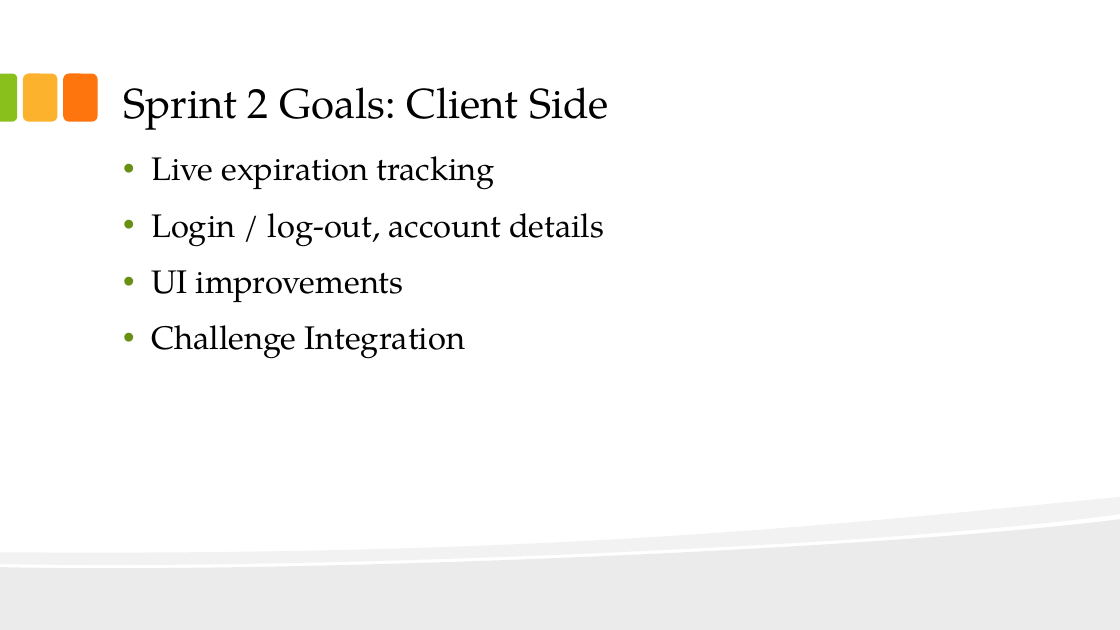
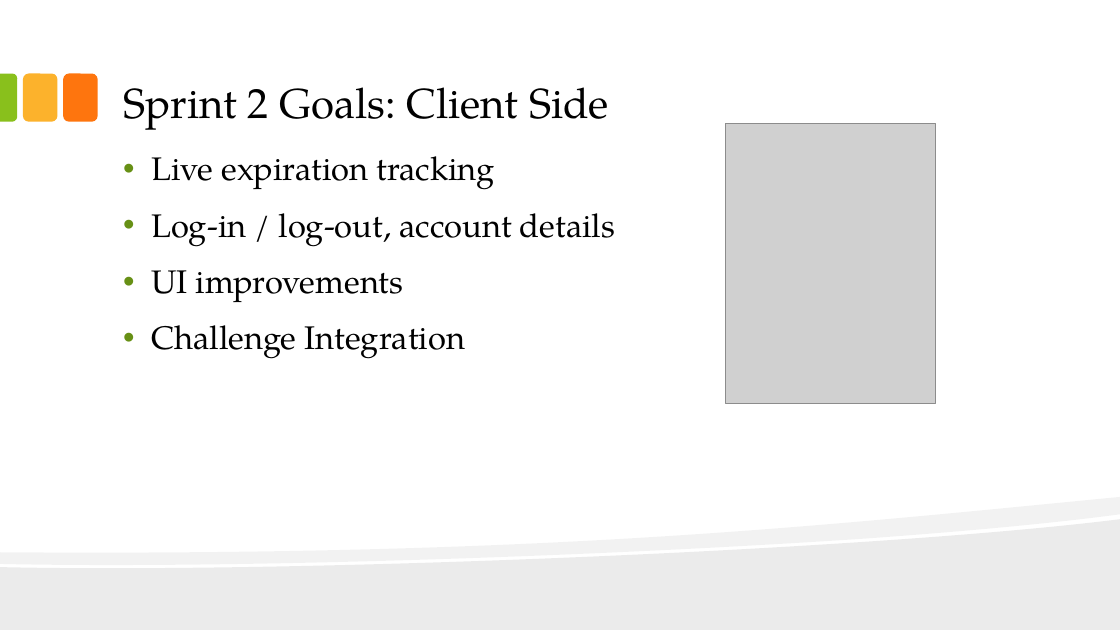
Before and after one commit to pclundaahl/grocerybuddy, a slide deck: slide 5 of Team Docs/Sprint 2 Presentation.pptx (slide 4 before the commit). Drawn at 1120x630 pixels with LibreOffice and Linux fonts; fonts in the diff are those of the drawing; grey boxes stand for pictures. Boxes give left, top, right and bottom in pixels: in the first picture for what was removed or moved away, otherwise in the second. Text is boxed around its words. In the diff, an @@ line names an element or a change of style, - is before the commit and + after.

```diff
--- a/Team Docs/Sprint 2 Presentation.pptx
+++ b/Team Docs/Sprint 2 Presentation.pptx
@@ picture added at (x1=725, y1=124, x2=935, y2=403) @@
@@ text at (x1=151, y1=213, x2=615, y2=247): text changed @@
-• Login / log-out, account details
+• Log-in / log-out, account details
```
Also in this commit, not shown: 5 other slides changed, 1 slide added, 1 slide removed.
